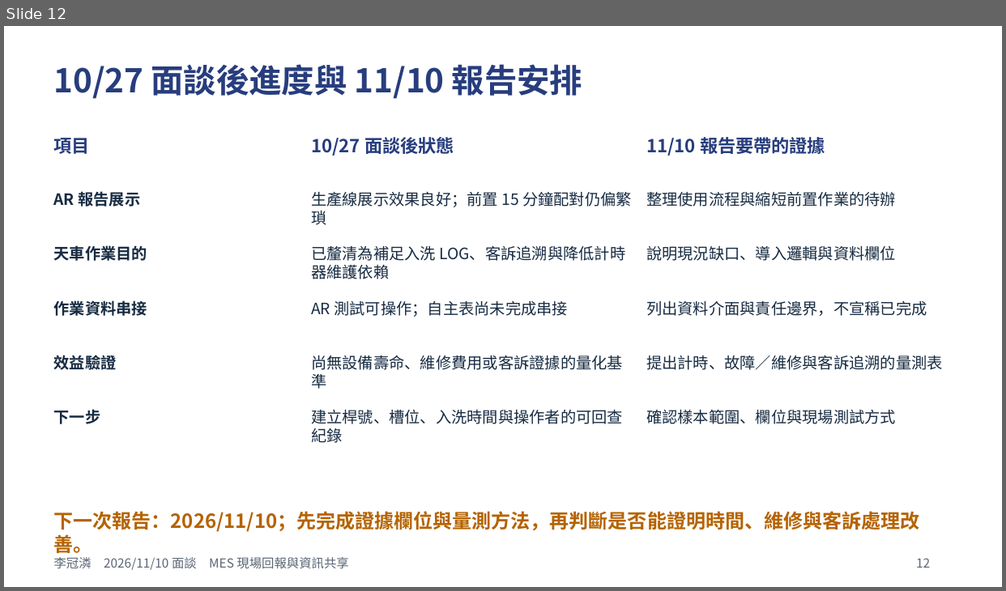
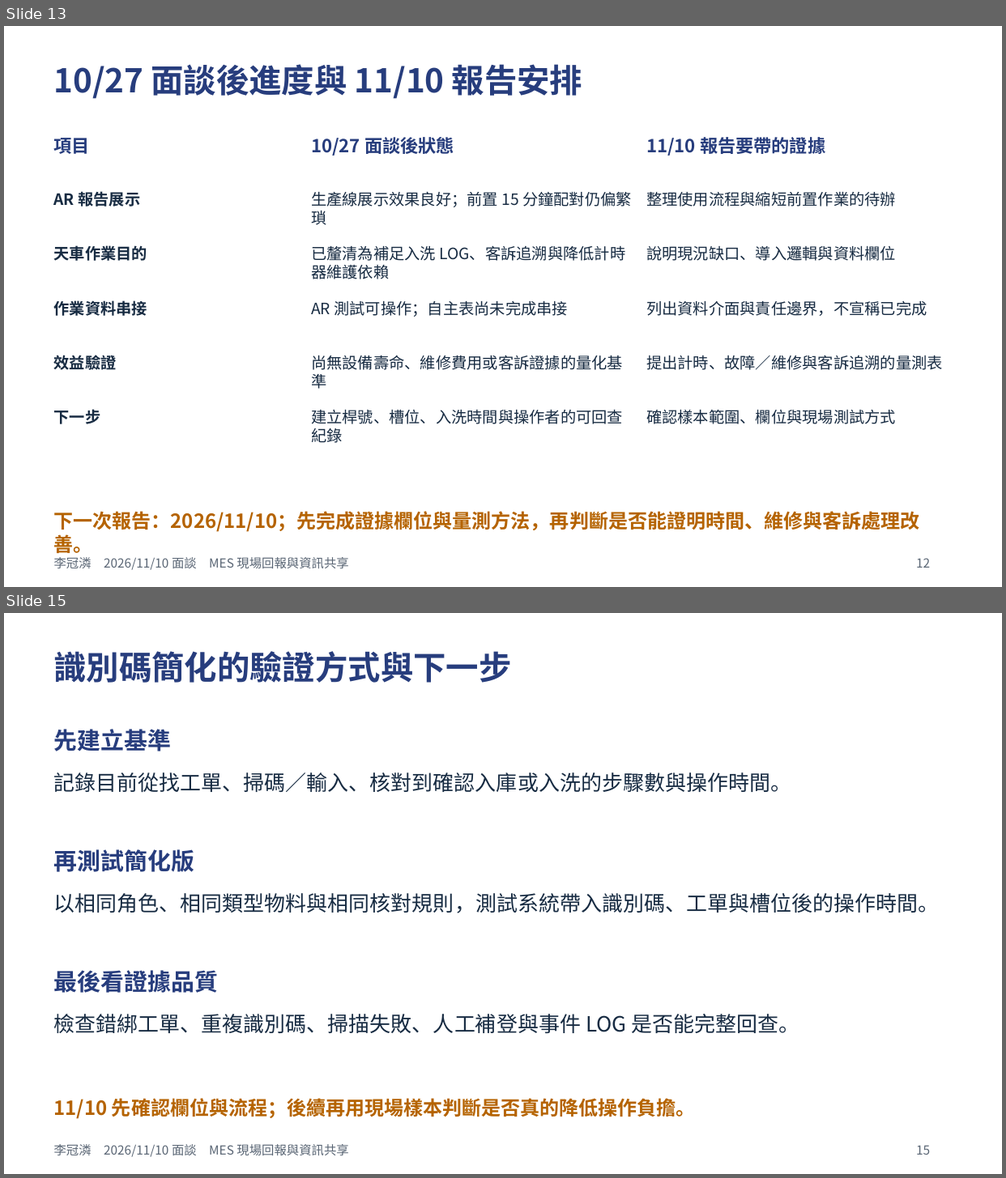
Before and after one commit to vannessiii2/report2, a slide deck: ppt/MES洗入洗出與天車AR_1110面談版.pptx. Shown one above the other, each under a label of ours: slide 12 before the commit, slides 13 and 15 after it; the slides between them are not shown. The pictures are 1006x591 and 1006x1178 pixels, drawn with LibreOffice and Linux fonts; fonts in the diff are those of the drawing. Boxes give left, top, right and bottom in pixels: in the first picture for what was removed or moved away, otherwise in the second. Text is boxed around its words. In the diff, an @@ line names an element or a change of style, - is before the commit and + after.

```diff
--- a/ppt/MES洗入洗出與天車AR_1110面談版.pptx
+++ b/ppt/MES洗入洗出與天車AR_1110面談版.pptx
@@ slide 15 added at box(4, 613, 1002, 1174), background #FFFFFF @@
@@ text added at box(54, 651, 512, 683), 31.5 pt, text #273D7D, bold @@
+識別碼簡化的驗證方式與下一步
@@ text added at box(54, 729, 172, 752), 22.5 pt, text #273D7D, bold @@
+先建立基準
@@ text added at box(54, 773, 792, 792), 20.2 pt, text #172B42 @@
+記錄目前從找工單、掃碼／輸入、核對到確認入庫或入洗的步驟數與操作時間。
@@ text added at box(54, 850, 195, 872), 22.5 pt, text #273D7D, bold @@
+再測試簡化版
@@ text added at box(54, 893, 940, 914), 20.2 pt, text #172B42 @@
+以相同角色、相同類型物料與相同核對規則，測試系統帶入識別碼、工單與槽位後的操作時間。
@@ text added at box(54, 970, 219, 993), 22.5 pt, text #273D7D, bold @@
+最後看證據品質
@@ text added at box(54, 1014, 799, 1033), 20.2 pt, text #172B42 @@
+檢查錯綁工單、重複識別碼、掃描失敗、人工補登與事件 LOG 是否能完整回查。
@@ text added at box(54, 1098, 696, 1119), 18.8 pt, text #B56300, bold @@
+11/10 先確認欄位與流程；後續再用現場樣本判斷是否真的降低操作負擔。
@@ text added at box(54, 1144, 348, 1157), 12 pt, text #596574 @@
+李冠潾 2026/11/10 面談 MES 現場回報與資訊共享
@@ text added at box(916, 1145, 930, 1155), 12 pt, text #596574 @@
+15
@@ what was slide 12 is now slide 13 @@
```
Also in this commit, not shown: 2 other slides added, 4 other files.
